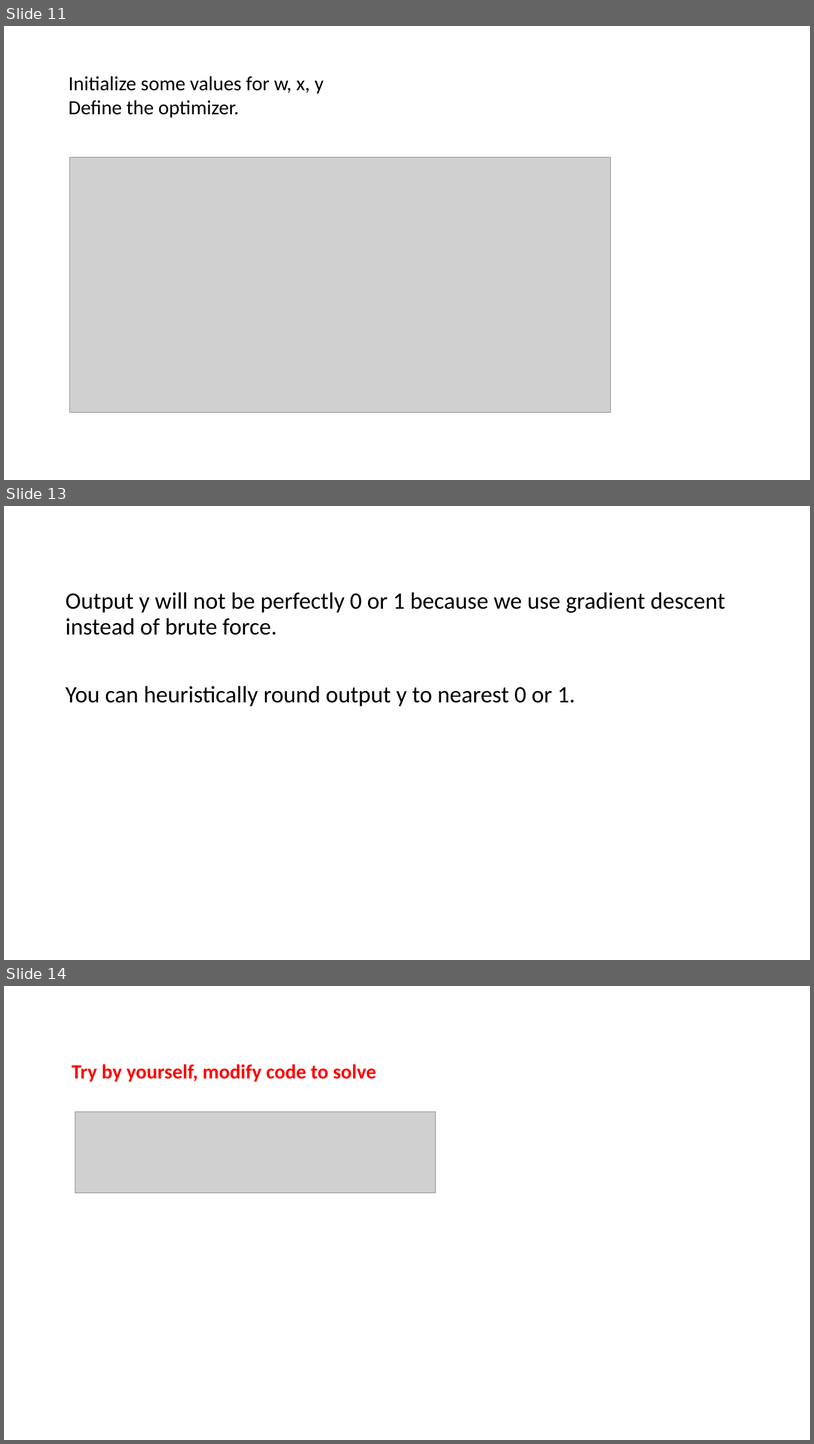
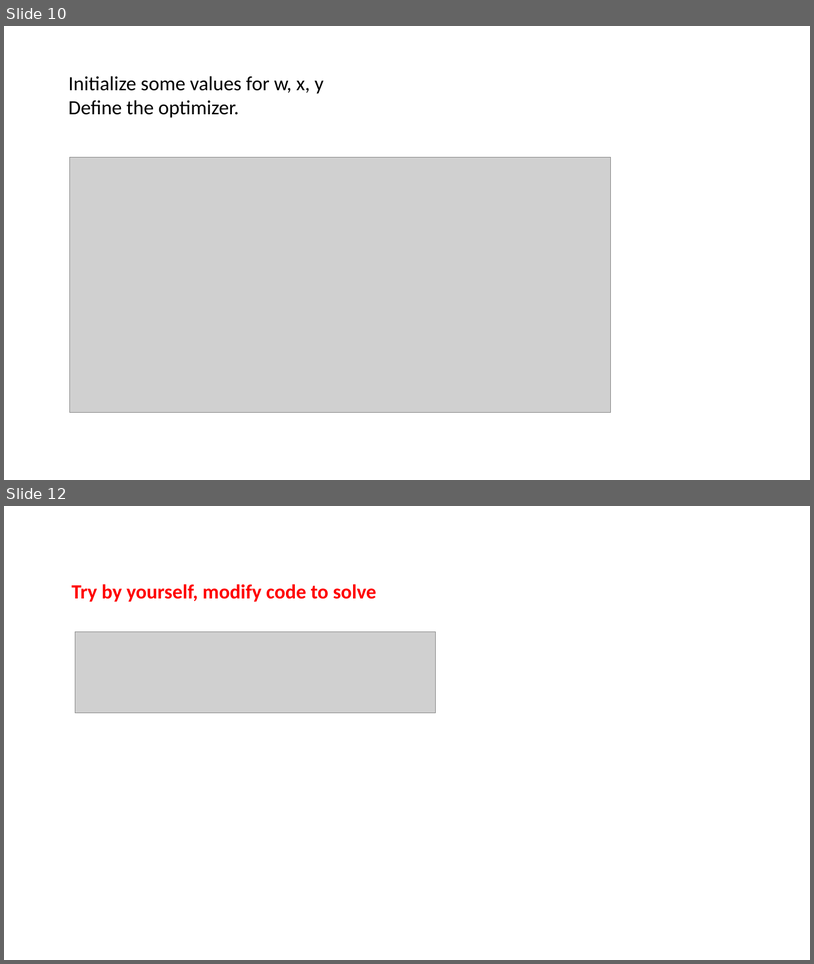
Before and after one commit to datduong/CS269_tutorial, a slide deck: CS269PresentationOwnOptimFunction.pptx. Shown one above the other, each under a label of ours: slides 11, 13 and 14 before the commit, slides 10 and 12 after it; the slides between them are not shown. The pictures are 814x1444 and 814x964 pixels, drawn with LibreOffice and Linux fonts; fonts in the diff are those of the drawing; grey boxes stand for pictures. Boxes give left, top, right and bottom in pixels: in the first picture for what was removed or moved away, otherwise in the second. Text is boxed around its words. In the diff, an @@ line names an element or a change of style, - is before the commit and + after.

```diff
--- a/CS269PresentationOwnOptimFunction.pptx
+++ b/CS269PresentationOwnOptimFunction.pptx
@@ slide 13 removed at [4,506,810,960], background #FFFFFF @@
@@ text removed at [65,592,726,706] @@
-Output y will not be perfectly 0 or 1 because we use gradient descent instead of brute force.
-You can heuristically round output y to nearest 0 or 1.
@@ what was slide 11 is now slide 10 @@
@@ what was slide 14 is now slide 12 @@
```
Also in this commit, not shown: 2 slides changed, 1 other slide removed.
